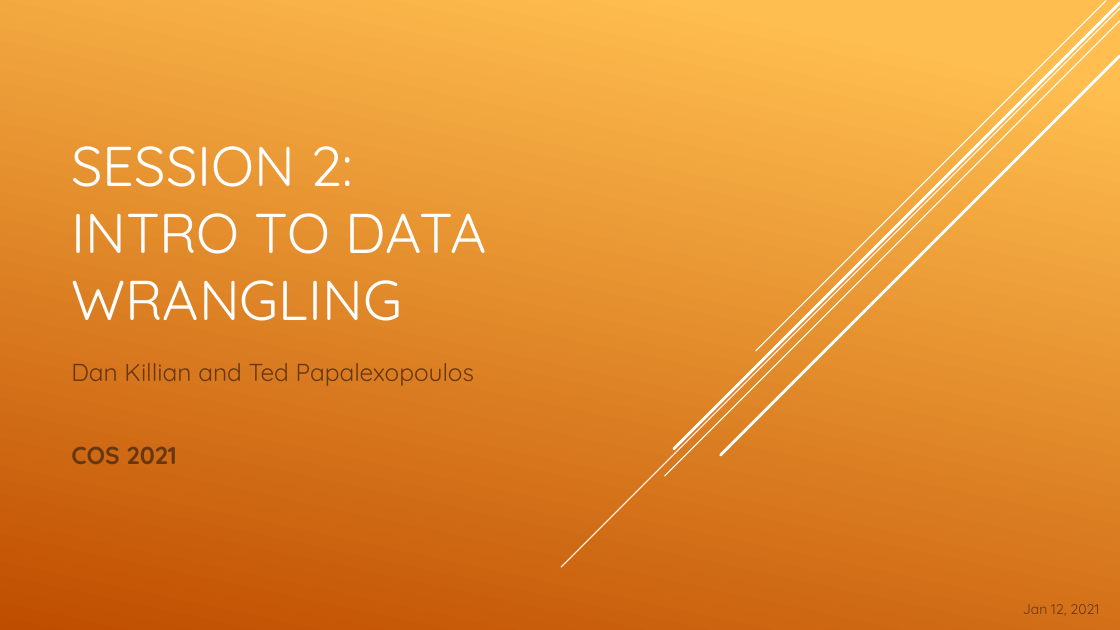
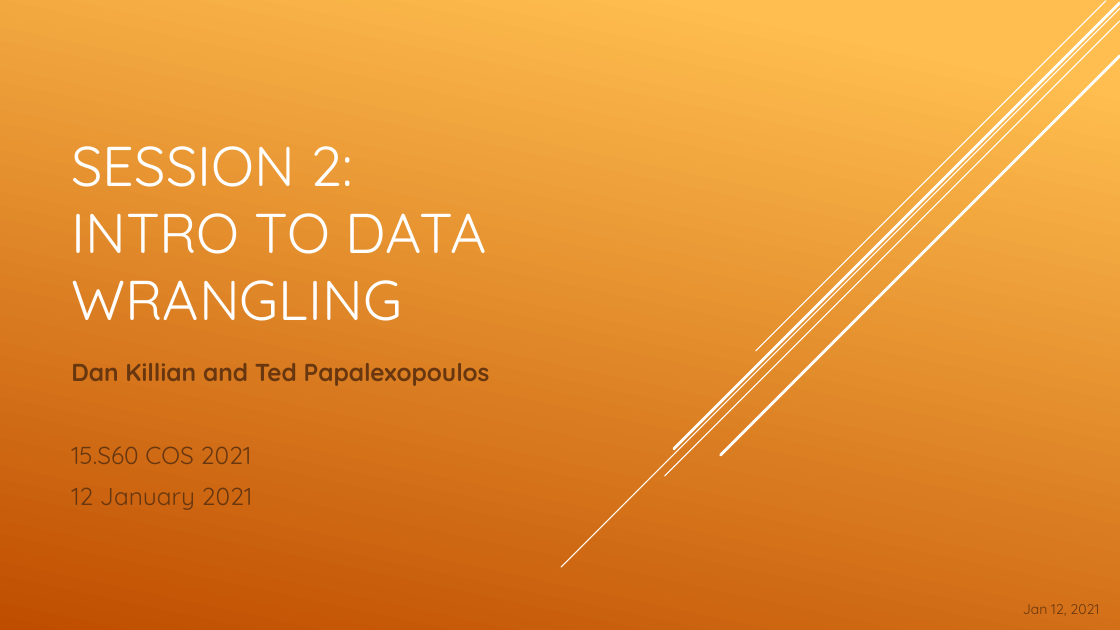
Before and after one commit to adelarue/cos_2021, a slide deck: slide 1 of 2_data_wrangling/Session 2.pptx. Drawn at 1120x630 pixels with LibreOffice and Linux fonts; fonts in the diff are those of the drawing. Boxes give left, top, right and bottom in pixels: in the first picture for what was removed or moved away, otherwise in the second. Text is boxed around its words. In the diff, an @@ line names an element or a change of style, - is before the commit and + after.

Commit message:
Update Session 2 materials
Updated the Lecture Slides and Rmarkdown document. Also added a student script to follow along.

```diff
--- a/2_data_wrangling/Session 2.pptx
+++ b/2_data_wrangling/Session 2.pptx
@@ subtitle at (71, 363, 490, 386): bold on in "Dan Killian and Ted Papalexopoulos" @@
@@ subtitle at (71, 446, 253, 510): text changed; bold off @@
-COS 2021
+15.S60 COS 2021
+12 January 2021
```
Also in this commit, not shown: 3 other slides changed, 8 other files.
